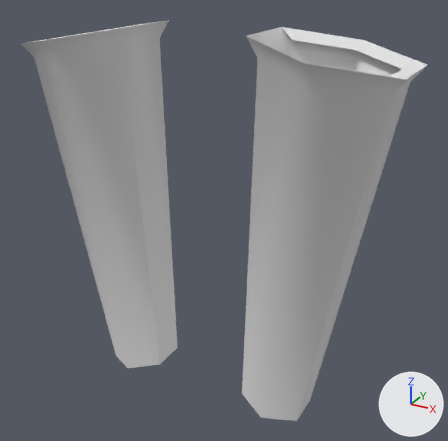
The FBX model Content/Models/Instruments/flute_3.fbx, before and after one commit.
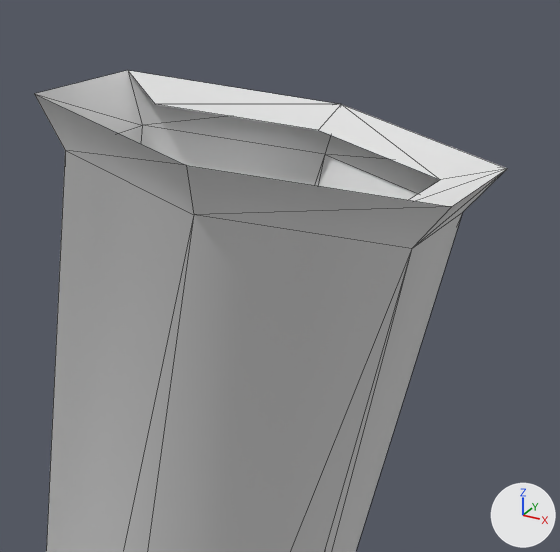
Each version appears first whole from a 50 mm lens placed at (0.627, -1.066, 0.507), pointed at (0.033, 0.015, -0.033), and next in a close-up on the part from 52% to 100% of the width and 0% to 48% of the height. The lights are fixed; the arrows at lower right show +X, +Y and +Z. The close-ups show mesh edges as thin lines. Where no turn or scale is listed for an object, it has been applied to the vertices.

In view in the first close-up: 'flute_greek.001'.
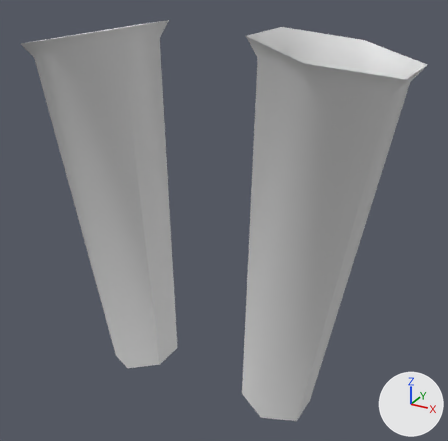
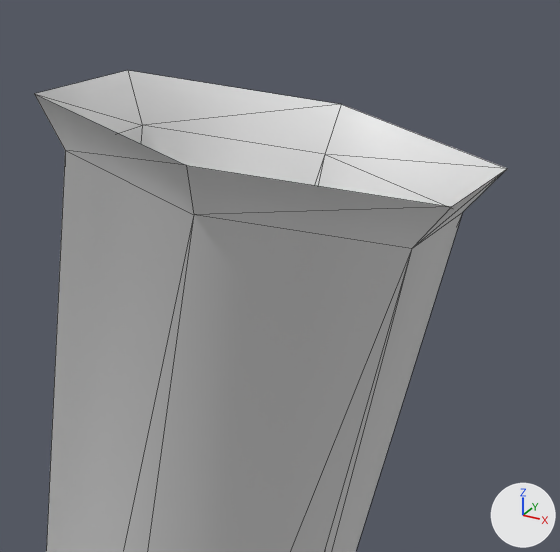
Location of each change, (x1, y1, x2, y2) in pixels of the close-ups (560 x 552 px):
part 1 of me_cylinder_012, deleted
    before: (128, 70, 507, 207)

Diff of the bpy script that builds the scene:
```diff
--- a/Content/Models/Instruments/flute_3.fbx.py
+++ b/Content/Models/Instruments/flute_3.fbx.py
@@ me_cylinder_012 @@
 me_cylinder_012.from_pydata(...)  # 56 vertices, 82 faces; spans x -0.407..0.407, y -0.157..0.145, z -0.448..0.369
 # used by ob_flute_greek_001; location = (0.0, 0.0, 0.0)
 # verts and faces of me_cylinder_012; kept vertices keep their numbers, new ones are numbered from 56
 # before: 28 (0.268, 0.145, 0.345) at pixel (341, 104), 29 (0.128, 0.07, 0.369) at pixel (127, 70), 32 (0.407, -0.082, 0.321) at pixel (451, 206), 33 (0.407, 0.07, 0.321) at pixel (507, 168), 46 (0.264, 0.108, 0.331) at pixel (318, 130)
 # before: 47 (0.159, 0.051, 0.349) at pixel (155, 104), 48 (0.368, -0.063, 0.313), 49 (0.368, 0.051, 0.313) at pixel (440, 179)
+# me_cylinder_012 part 1
+delete_vertices([*range(46, 50)])  # with the faces that use them
```
